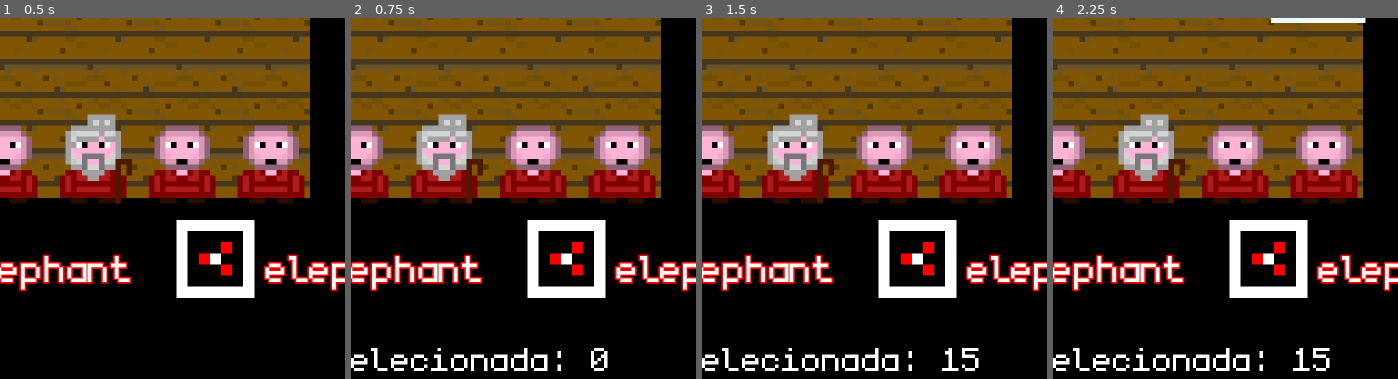
Above: before the commit, frames 1-4 (left to right).
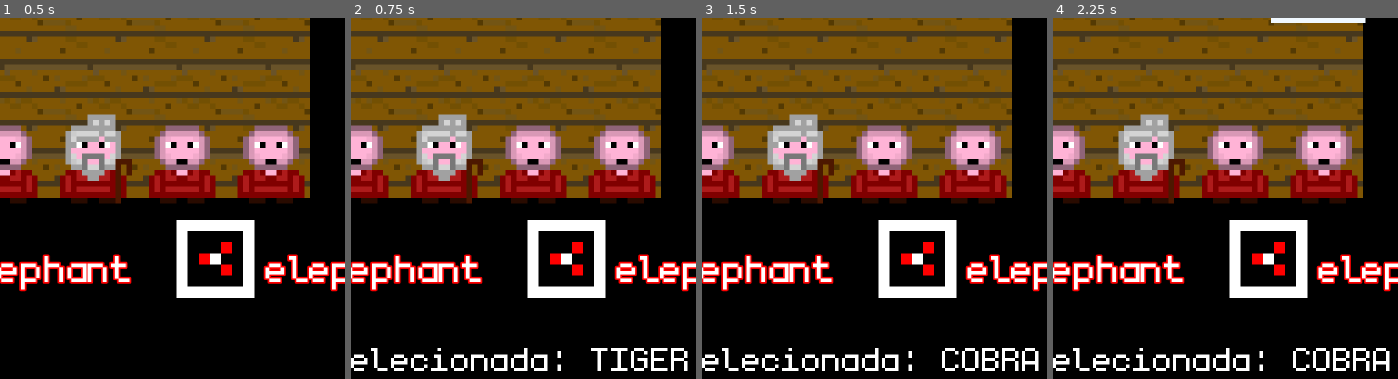
Above: after the commit, the same moments.

Repository: JoaoVitor615/onitama
Game: Godot game, scene res://scenes/Main.tscn
The game is run twice, just before and just after one commit, with the same random seed, the same clock (stepped at 60 frames per second) and the same inputs. The engine's default icon, where the game draws it, is replaced by a stand-in: a white triangle on a blue panel in a dark square.
Inputs (mouse positions are % of the whole screen's width and height, from its top left):
- Up to frame 1 (0.5 s): no input
- Up to frame 2 (0.75 s): click "elephant" at 0.5 s
- Up to frame 3 (1.5 s): click "elephant" at 1.25 s
- Up to frame 4 (2.25 s): tap Enter (ui_accept) at 2 s; move the mouse to (79, 45) at 2.02 s; press the mouse at (79, 45) at 2.03 s; hold Right (ui_right) from 2.03 s (still down)
The pictures show only the part of the screen within x 21-71%, y 50-100%; the shares and areas given below are measured in that part.

Frame 1 is identical in both runs. In frame 2, 0.8% of the frame differs, in the area x 69-98%, y 91-98%; in frame 3, 0.8%; in frame 4, 0.8%.

Commit message:
fix: labels

Diff:
--- a/game/GameBoard/GameBoard.gd
+++ b/game/GameBoard/GameBoard.gd
@@ -278,7 +278,7 @@
 		game_label.text = "--- TURNO: JOGADOR AZUL ---"
 	elif current_turn == PlayerTurn.BLUE: # Se era o AZUL (Top)
 		current_turn = PlayerTurn.RED # Agora é o VERMELHO (Bottom)
-		game_label.label_settings.font_color = 0xffff0000
+		game_label.label_settings.font_color = 0xff0000ff
 
 		game_label.text = "--- TURNO: JOGADOR VERMELHO ---"
 	_update_button_interactivity() # Atualiza quais botões podem ser clicados
@@ -289,27 +289,27 @@
 	if current_turn != PlayerTurn.RED: return
 	_selected_card = _red_card_1
 	_card_used_slot = 1 # Lembra qual slot foi usado
-	game_label.text = "Carta selecionada: %s" % _red_card_1
+	game_label.text = "Carta selecionada: %s" % Card.card_names[_red_card_1]
 	_show_Cursor()
 
 func _on_red_card_2_pressed():
 	if current_turn != PlayerTurn.RED: return
 	_selected_card = _red_card_2
 	_card_used_slot = 2
-	game_label.text = "Carta selecionada: %s" % _red_card_2
+	game_label.text = "Carta selecionada: %s" % Card.card_names[_red_card_2]
 	_show_Cursor()
 
 func _on_blue_card_1_pressed():
 	if current_turn != PlayerTurn.BLUE: return
 	_selected_card = _blue_card_1
 	_card_used_slot = 3
-	game_label.text = "Carta selecionada: %s" % _blue_card_1
+	game_label.text = "Carta selecionada: %s" % Card.card_names[_blue_card_1]
 	_show_Cursor()
 func _on_blue_card_2_pressed():
 	if current_turn != PlayerTurn.BLUE: return
 	_selected_card = _blue_card_2
 	_card_used_slot = 4
-	game_label.text = "Carta selecionada: %s" % _blue_card_2
+	game_label.text = "Carta selecionada: %s" % Card.card_names[_blue_card_2]
 	_show_Cursor()
 
 func _game_over(winning_unit: Unit):
--- a/game/UnitOverlay/Card.gd
+++ b/game/UnitOverlay/Card.gd
@@ -9,6 +9,25 @@
 		else:
 			result.append(mov + unit.cell)
 	return result
+
+enum CardType {
+	TIGER,
+	CRAB,
+	MONKEY,
+	CRANE,
+	DRAGON,
+	ELEPHANT,
+	MANTIS,
+	BOAR,
+	FROG,
+	GOOSE,
+	HORSE,
+	EEL,
+	RABBIT,
+	ROOSTER,
+	OX,
+	COBRA
+}
 
 static var cards: Dictionary[CardType, PackedVector2Array] = {
 	CardType.TIGER    : [Vector2i(0, -2), Vector2i(0, 1)],
@@ -28,23 +47,24 @@
 	CardType.ROOSTER  : [Vector2i(-1, 0), Vector2i(1, 0), Vector2i(1, -1), Vector2i(-1, 1)],
 	CardType.OX       : [Vector2i(0, -1), Vector2i(1, 0), Vector2i(0, 1)]
 }
-enum CardType {
-	TIGER,
-	CRAB,
-	MONKEY,
-	CRANE,
-	DRAGON,
-	ELEPHANT,
-	MANTIS,
-	BOAR,
-	FROG,
-	GOOSE,
-	HORSE,
-	EEL,
-	RABBIT,
-	ROOSTER,
-	OX,
-	COBRA
+
+static var card_names: Dictionary[CardType, String] = {
+	CardType.TIGER    : "TIGER",
+	CardType.CRAB     : "CRAB",
+	CardType.MONKEY   : "MONKEY",
+	CardType.CRANE    : "CRANE",
+	CardType.DRAGON   : "DRAGON",
+	CardType.ELEPHANT : "ELEPHANT",
+	CardType.MANTIS   : "MANTIS",
+	CardType.BOAR     : "BOAR",
+	CardType.FROG     : "FROG",
+	CardType.GOOSE    : "GOOSE",
+	CardType.HORSE    : "HORSE",
+	CardType.EEL      : "EEL",
+	CardType.RABBIT   : "RABBIT",
+	CardType.ROOSTER  : "ROOSTER",
+	CardType.OX       : "OX",
+	CardType.COBRA    : "COBRA"
 }
 
 static var card_textures: Dictionary[CardType, String] = {
--- a/game/dump/board.gd
+++ /dev/null
@@ -1,91 +0,0 @@
-# board.gd - FIXED VERSION
-extends Node2D
-
-@export var pieces = []
-@export var piece_scene = preload("res://scenes/Piece.tscn")
-
-@export var red_master_pos: Vector2
-@export var blue_master_pos: Vector2
-
-const CELL_SIZE = 60
-
-func _ready():
-	draw_board()
-	init_pieces()
-
-func draw_board():
-	for x in range(5):
-		for y in range(5):
-			draw_cell(x, y)
-
-func draw_cell(x, y):
-	var panel = Panel.new()
-
-	var style = StyleBoxFlat.new()
-	style.bg_color = Color(0, 0, 0)
-	style.border_width_left = 1
-	style.border_width_right = 1
-	style.border_width_top = 1
-	style.border_width_bottom = 1
-	style.border_color = Color(0, 0.4, 0.6)
-
-	panel.add_theme_stylebox_override("panel", style)
-	panel.size = Vector2(CELL_SIZE, CELL_SIZE)
-	panel.position = Vector2(x * CELL_SIZE, y * CELL_SIZE)
-
-	panel.z_index = -1
-
-	add_child(panel)
-
-func init_pieces():
-	for piece_tuple in globals.INITIAL_PIECE_SET_SINGLE:
-		var piece_type = piece_tuple[0]
-		var blue_piece_pos = Vector2(piece_tuple[1], piece_tuple[2])
-		var red_piece_pos = Vector2(piece_tuple[1], 5 - 1 - piece_tuple[2])
-
-		var blue_piece = piece_scene.instantiate()
-		add_child(blue_piece)
-		blue_piece.init_piece(
-			piece_type,
-			globals.COLORS.BLUE,
-			blue_piece_pos,
-			self
-		)
-
-		blue_piece.z_index = 1
-		pieces.append(blue_piece)
-
-		var red_piece = piece_scene.instantiate()
-		add_child(red_piece)
-		red_piece.init_piece(
-			piece_type,
-			globals.COLORS.RED,
-			red_piece_pos,
-			self
-		)
-
-		red_piece.z_index = 1
-		pieces.append(red_piece)
-
-		if piece_type == globals.PIECE_TYPES.MASTER:
-			register_master(red_piece_pos, globals.COLORS.RED)
-			register_master(blue_piece_pos, globals.COLORS.BLUE)
-
-func register_master(pos, col):
-	match col:
-		globals.COLORS.RED:
-			red_master_pos = pos
-		globals.COLORS.BLUE:
-			blue_master_pos = pos
-
-func get_piece(pos: Vector2):
-	for piece in pieces:
-		if piece.board_position == pos:
-			return piece
-
-func delete_piece(piece):
-	for i in range(len(pieces)):
-		if pieces[i] == piece:
-			var popped = pieces.pop_at(i)
-			popped.queue_free()
-			return
--- a/game/dump/game.gd
+++ /dev/null
@@ -1,62 +0,0 @@
-extends Node2D
-
-var game_over;
-var player_color;
-var status; # who is playing
-var player2_type; # Where AI or Human is playing
-
-# To drag piece
-var is_dragging: bool;
-var selected_piece = null;
-var previous_position = null;
-
-@onready var board = $Board;
-
-func _ready():
-	init_game()
-
-func _input(event):
-	if Input.is_action_just_pressed("left_click"):
-		var pos = get_pos_under_mouse()
-		selected_piece = board.get_piece(pos)
-		if selected_piece == null or selected_piece.color != status:
-			return
-		is_dragging = true
-		previous_position = selected_piece.position
-		selected_piece.z_index = 100
-	elif event is InputEventMouseMotion and is_dragging:
-		selected_piece.position = get_global_mouse_position()
-	elif Input.is_action_just_released("left_click") and is_dragging:
-		var is_valid_move = drop_piece()
-		if !is_valid_move:
-			selected_piece.position = previous_position
-		selected_piece.z_index = 1
-		selected_piece = null
-		is_dragging = false
-
-
-func init_game():
-	is_dragging = false
-	player_color = globals.COLORS.RED
-	status = globals.COLORS.RED
-	player2_type = globals.PLAYER_2_TYPE.HUMAN
-
-func get_pos_under_mouse():
-	var pos = get_global_mouse_position()
-	pos.x = int(pos.x / 60)
-	pos.y = int(pos.y / 60)
-	return pos
-
-func drop_piece():
-	var to_move = get_pos_under_mouse()
-	if valid_move(selected_piece.position, to_move):
-		var dest_piece = board.get_piece(to_move)
-		if dest_piece != null and dest_piece.color != selected_piece.color:
-			board.delete_piece(dest_piece)
-		selected_piece.move_position(to_move)
-		status = globals.COLORS.BLUE if status == globals.COLORS.RED else globals.COLORS.RED
-		return true
-	return false
-
-func valid_move(from_pos, to_pos):
-	return true
--- a/game/dump/globals.gd
+++ /dev/null
@@ -1,25 +0,0 @@
-extends Node
-
-enum PLAYER { ONE, TWO }
-enum PLAYER_2_TYPE { HUMAN, AI }
-enum COLORS { RED, BLUE }
-enum PIECE_TYPES { MASTER, STUDENT }
-
-const SPRITE_MAPPING = {
-	COLORS.RED : {
-		PIECE_TYPES.MASTER: Vector2i(1, 1),
-		PIECE_TYPES.STUDENT: Vector2i(1, 5),
-	},
-	COLORS.BLUE: {
-		PIECE_TYPES.MASTER: Vector2i(0, 1),
-		PIECE_TYPES.STUDENT: Vector2i(0, 5),
-	}
-}
-
-const INITIAL_PIECE_SET_SINGLE = [
-	[PIECE_TYPES.STUDENT, 0, 0],
-	[PIECE_TYPES.STUDENT, 1, 0],
-	[PIECE_TYPES.MASTER, 2, 0],
-	[PIECE_TYPES.STUDENT, 3, 0],
-	[PIECE_TYPES.STUDENT, 4, 0]
-]
--- a/game/dump/main_menu.gd
+++ /dev/null
@@ -1,13 +0,0 @@
-extends Node2D
-
-
-func _on_start_game_pressed() -> void:
-	get_tree().change_scene_to_file("res://scenes/Game.tscn")
-
-
-func _on_options_pressed() -> void:
-	get_tree().change_scene_to_file("res://scenes/Options.tscn")
-
-
-func _on_quit_pressed() -> void:
-	get_tree().quit()
--- a/game/dump/options.gd
+++ /dev/null
@@ -1,5 +0,0 @@
-extends Button
-
-
-func _on_pressed() -> void:
-	get_tree().change_scene_to_file("res://scenes/main_menu.tscn")
--- a/game/dump/piece.gd
+++ /dev/null
@@ -1,56 +0,0 @@
-extends Node2D
-@onready var sprite = $Pieces
-
-const SPRITE_SIZE = 16
-const CELL_SIZE = 60
-
-const X_OFFSET = 30
-const Y_OFFSET = 30
-
-@export var piece_type: globals.PIECE_TYPES
-@export var color: globals.COLORS
-@export var board_position: Vector2
-
-var board_handle;
-
-@export var moved: bool;
-
-func init_piece(
-	type: globals.PIECE_TYPES,
-	col: globals.COLORS,
-	board_pos: Vector2,
-	board
-):
-	piece_type = type
-	color = col
-	board_position = board_pos
-	board_handle = board
-	moved = false
-
-	update_sprite()
-
-	position = Vector2(
-		X_OFFSET + board_position[0] * CELL_SIZE,
-		Y_OFFSET + board_position[1] * CELL_SIZE,
-	)
-
-func update_sprite():
-	if sprite:
-		var region_pos = globals.SPRITE_MAPPING[color][piece_type]
-		sprite.region_rect = Rect2(
-			region_pos.y * SPRITE_SIZE,
-			region_pos.x * SPRITE_SIZE,
-			SPRITE_SIZE,
-			SPRITE_SIZE
-		)
-
-func move_position(to_move: Vector2):
-	moved = true
-	board_position = to_move
-	position = Vector2(
-		X_OFFSET + board_position[0] * CELL_SIZE,
-		Y_OFFSET + board_position[1] * CELL_SIZE
-	)
-
-	if piece_type == globals.PIECE_TYPES.MASTER:
-		board_handle.register_master(board_position, color)
--- a/game/scenes/Main.tscn
+++ b/game/scenes/Main.tscn
@@ -73,6 +73,9 @@
 sources/3 = SubResource("TileSetAtlasSource_tlhoj")
 sources/4 = SubResource("TileSetAtlasSource_w16gf")
 
+[sub_resource type="Curve2D" id="Curve2D_lhr70"]
+resource_local_to_scene = true
+
 [sub_resource type="Curve2D" id="Curve2D_wp0k4"]
 resource_local_to_scene = true
 
@@ -98,9 +101,6 @@
 resource_local_to_scene = true
 
 [sub_resource type="Curve2D" id="Curve2D_nfivy"]
-resource_local_to_scene = true
-
-[sub_resource type="Curve2D" id="Curve2D_1nqs0"]
 resource_local_to_scene = true
 
 [sub_resource type="LabelSettings" id="LabelSettings_1iba3"]
Not shown, removed: game/dump/board.gd.uid
Not shown, removed: game/dump/game.gd.uid
Not shown, removed: game/dump/globals.gd.uid
Not shown, removed: game/dump/main_menu.gd.uid
Not shown, removed: game/dump/options.gd.uid
Not shown, removed: game/dump/piece.gd.uid
Not shown: 6 places in game/scenes/Main.tscn that only renumber resources
